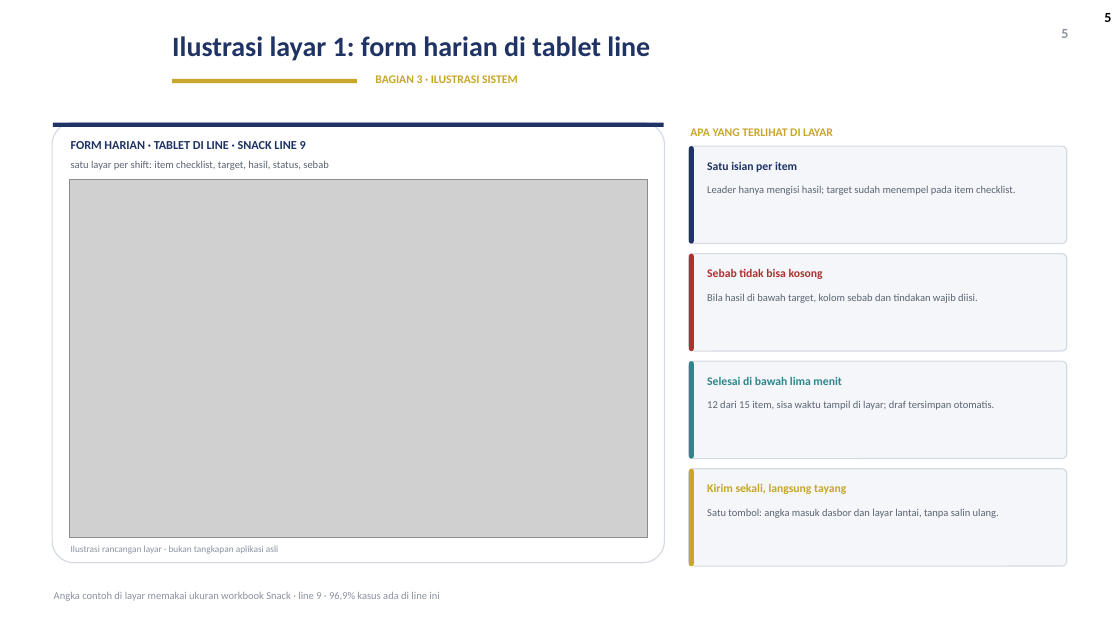
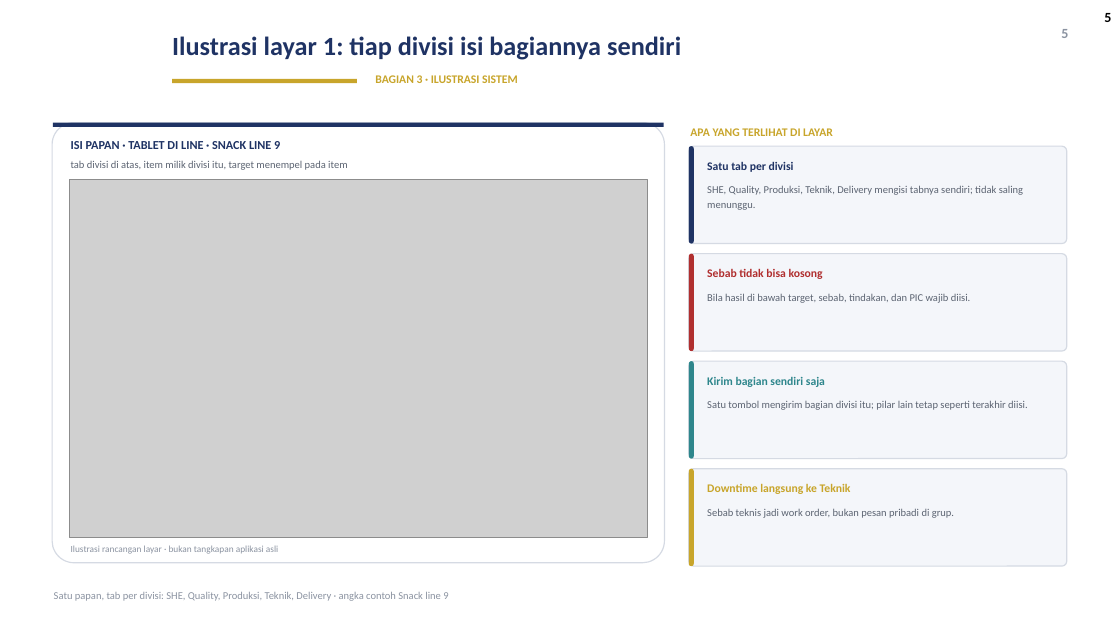
Before and after one commit to GalaxyDust/DailyMonitoringSystem_App, a slide deck: slide 5 of docs/DMS_Digitalisasi_v1.pptx. Drawn at 1120x630 pixels with LibreOffice and Linux fonts; fonts in the diff are those of the drawing; grey boxes stand for pictures; background and template pictures are left out. Boxes give left, top, right and bottom in pixels: in the first picture for what was removed or moved away, otherwise in the second. Text is boxed around its words. In the diff, an @@ line names an element or a change of style, - is before the commit and + after.

Commit message:
docs: TV berbentuk papan, ilustrasi absensi di TV, isian per divisi (termasuk Teknik), dan slide tiga tingkat kunci

```diff
--- a/docs/DMS_Digitalisasi_v1.pptx
+++ b/docs/DMS_Digitalisasi_v1.pptx
@@ title at (x1=172, y1=36, x2=681, y2=60): text changed; size 24 to 22.5 pt @@
-Ilustrasi layar 1: form harian di tablet line
+Ilustrasi layar 1: tiap divisi isi bagiannya sendiri
@@ text at (x1=71, y1=141, x2=280, y2=149): text changed @@
-FORM HARIAN · TABLET DI LINE · SNACK LINE 9
+ISI PAPAN · TABLET DI LINE · SNACK LINE 9
@@ text at (x1=71, y1=160, x2=347, y2=170): text changed @@
-satu layar per shift: item checklist, target, hasil, status, sebab
+tab divisi di atas, item milik divisi itu, target menempel pada item
@@ text at (x1=707, y1=162, x2=794, y2=172): text changed @@
-Satu isian per item
+Satu tab per divisi
@@ text at (x1=707, y1=186, x2=1023, y2=210): text changed @@
-Leader hanya mengisi hasil; target sudah menempel pada item checklist.
+SHE, Quality, Produksi, Teknik, Delivery mengisi tabnya sendiri; tidak saling menunggu.
@@ text at (x1=707, y1=294, x2=970, y2=303): text changed @@
-Bila hasil di bawah target, kolom sebab dan tindakan wajib diisi.
+Bila hasil di bawah target, sebab, tindakan, dan PIC wajib diisi.
@@ text at (x1=707, y1=377, x2=825, y2=387): text changed @@
-Selesai di bawah lima menit
+Kirim bagian sendiri saja
@@ text at (x1=707, y1=401, x2=1027, y2=410): text changed @@
-12 dari 15 item, sisa waktu tampil di layar; draf tersimpan otomatis.
+Satu tombol mengirim bagian divisi itu; pilar lain tetap seperti terakhir diisi.
@@ text at (x1=707, y1=484, x2=851, y2=494): text changed @@
-Kirim sekali, langsung tayang
+Downtime langsung ke Teknik
@@ text at (x1=707, y1=509, x2=954, y2=518): text changed @@
-Satu tombol: angka masuk dasbor dan layar lantai, tanpa salin ulang.
+Sebab teknis jadi work order, bukan pesan pribadi di grup.
@@ text at (x1=54, y1=592, x2=448, y2=601): text changed @@
-Angka contoh di layar memakai ukuran workbook Snack · line 9 · 96,9% kasus ada di line ini
+Satu papan, tab per divisi: SHE, Quality, Produksi, Teknik, Delivery · angka contoh Snack line 9
```
Also in this commit, not shown: 14 other slides changed, 3 slides added, 5 other files.
